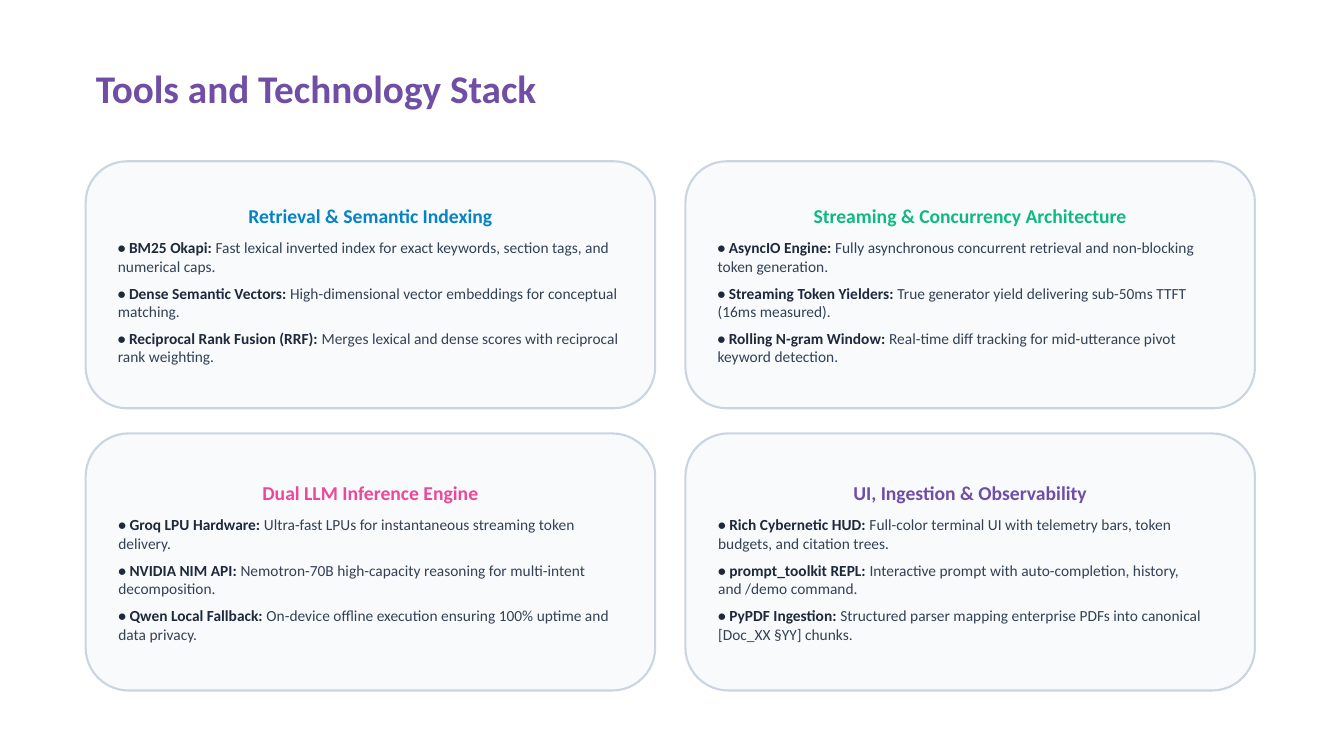
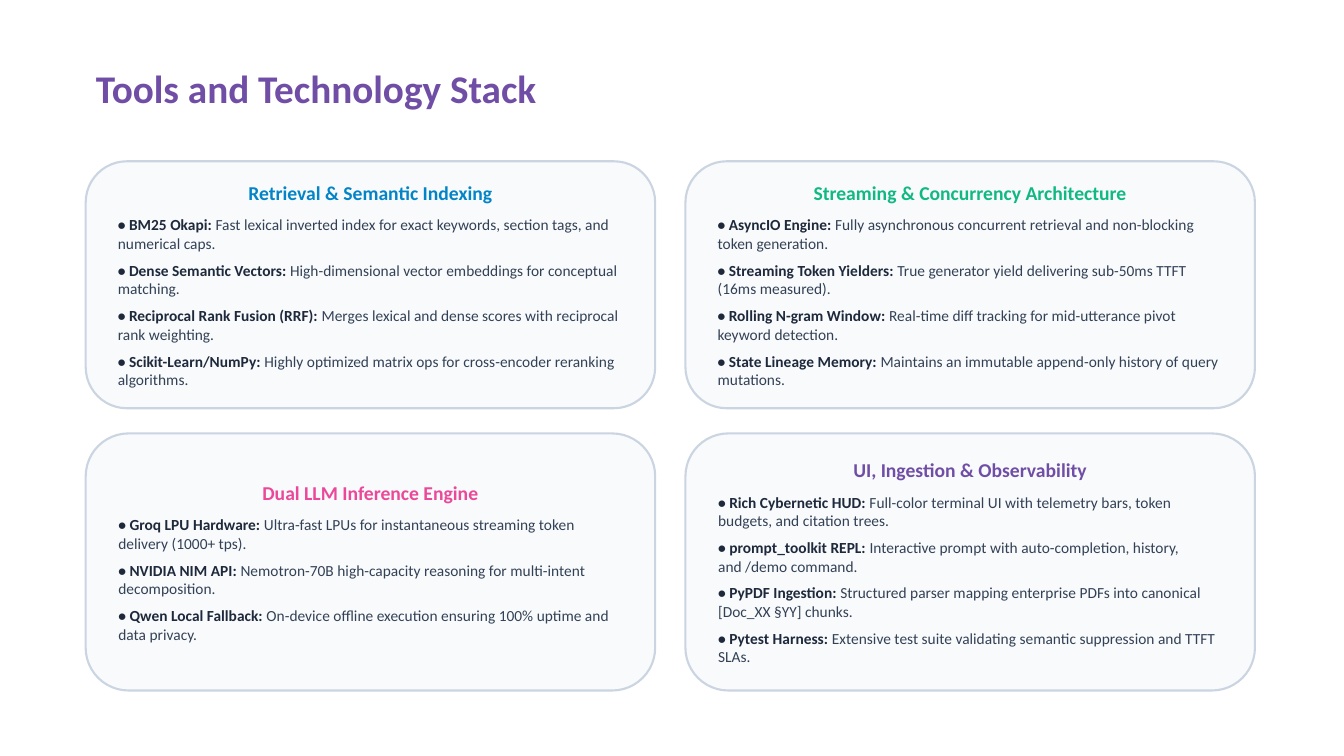
Before and after one commit to abhinav29102005/ultron, a slide deck: slide 6 of docs/Thapar_4_Bottle_Codeka_Submission.pptx. Drawn at 1344x756 pixels with LibreOffice and Linux fonts; fonts in the diff are those of the drawing. Boxes give left, top, right and bottom in pixels: in the first picture for what was removed or moved away, otherwise in the second. Text is boxed around its words. In the diff, an @@ line names an element or a change of style, - is before the commit and + after.

```diff
--- a/docs/Thapar_4_Bottle_Codeka_Submission.pptx
+++ b/docs/Thapar_4_Bottle_Codeka_Submission.pptx
@@ text in rounded rectangle at box(118, 356, 614, 388): paragraph added @@
+• Scikit-Learn/NumPy: Highly optimized matrix ops for cross-encoder reranking algorithms.
@@ text in rounded rectangle at box(718, 356, 1218, 385): paragraph added @@
+• State Lineage Memory: Maintains an immutable append-only history of query mutations.
@@ text in rounded rectangle at box(118, 519, 574, 552): text changed @@
-• Groq LPU Hardware: Ultra-fast LPUs for instantaneous streaming token delivery.
+• Groq LPU Hardware: Ultra-fast LPUs for instantaneous streaming token delivery (1000+ tps).
@@ text in rounded rectangle at box(718, 633, 1215, 662): paragraph added @@
+• Pytest Harness: Extensive test suite validating semantic suppression and TTFT SLAs.
```
Also in this commit, not shown: 6 other slides changed, 3 other files.
